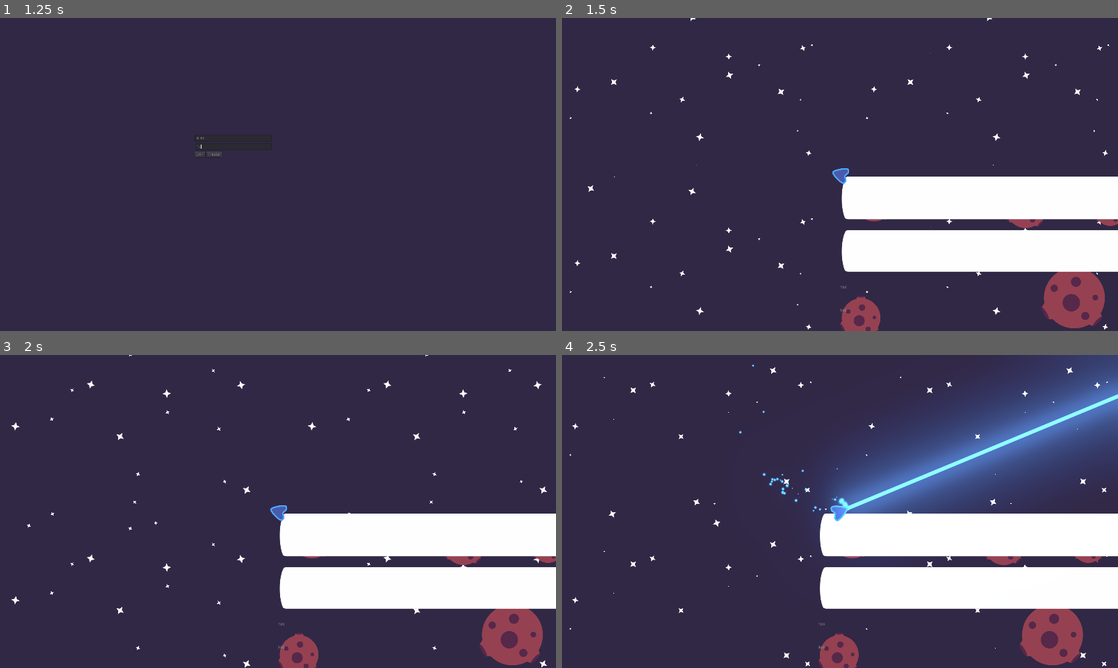
Above: before the commit, frames 1-4 (two rows, left to right).
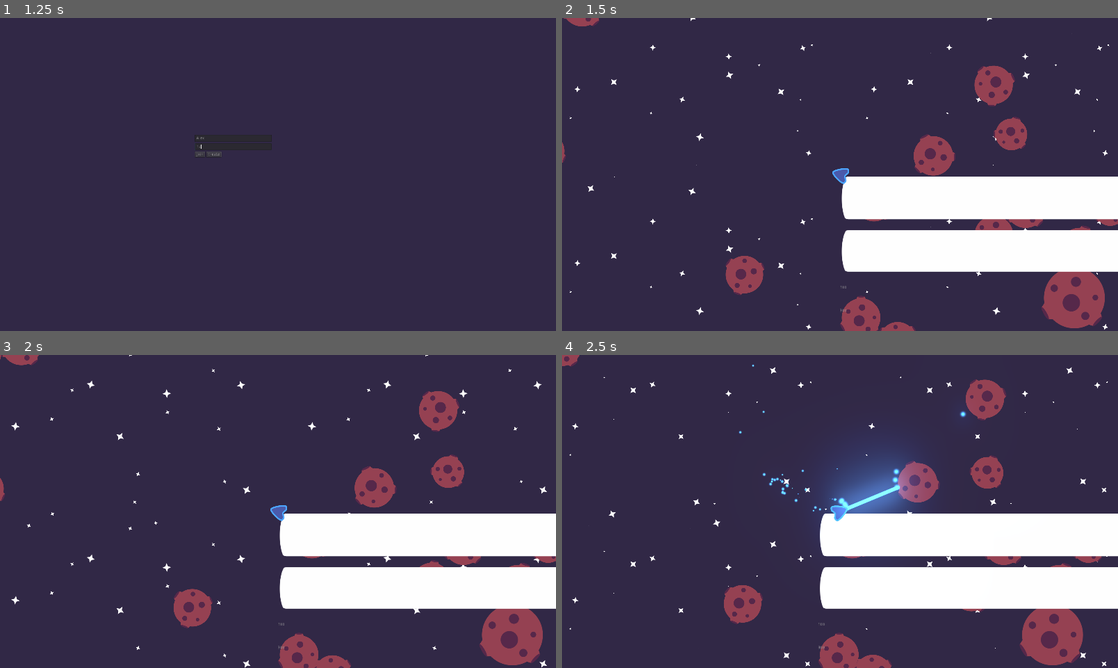
Above: after the commit, the same moments.

Repository: PIWEEK/spacehunters
Game: Godot game, scene res://Menu.tscn
Two runs of this game, one before a commit and one after it. Both use one fixed random seed, a clock stepped at 60 frames per second and the inputs below.
Inputs (mouse positions are in pixels of both pictures, inside the frame that each line leads up to):
- Up to frame 1 (1.25 s): click (233, 136) at 0.52 s; type "Alex" at 0.6 s; click (233, 146) at 0.75 s; type "12" at 0.83 s
- Up to frame 2 (1.5 s): click "Create" at 1.25 s
- Up to frame 3 (2 s): no input
- Up to frame 4 (2.5 s): move the mouse to (962, 495) at 2.02 s; hold Right (ui_right) from 2.03 s (still down); hold Right mouse button (fire_secondary_weapon) from 2.03 s (still down)

Frame 1 is identical in both runs. In frame 2, 3.1% of the frame differs, in the area x 0-96%, y 0-100%; in frame 3, 3.1%; in frame 4, 15%, in the area x 0-100%, y 0-100%.

Commit message:
Adds asteroids to the main scene

Diff:
--- a/Main.tscn
+++ b/Main.tscn
@@ -1,12 +1,12 @@
-[gd_scene load_steps=9 format=2]
+[gd_scene load_steps=11 format=2]
 
 [ext_resource path="res://Assets/asteroid.svg" type="Texture" id=1]
 [ext_resource path="res://Limit.tscn" type="PackedScene" id=2]
 [ext_resource path="res://StarField/StarFieldBackground.tscn" type="PackedScene" id=3]
+[ext_resource path="res://Objects/RandomAsteroids.tscn" type="PackedScene" id=4]
 [ext_resource path="res://Assets/2d_environment.tres" type="Environment" id=5]
 [ext_resource path="res://Main.gd" type="Script" id=6]
 [ext_resource path="res://UI/ShieldHulkBar/ShieldHullBar.tscn" type="PackedScene" id=7]
-
 
 [sub_resource type="CircleShape2D" id=1]
 radius = 52.7564
@@ -19,6 +19,8 @@
 
 [node name="Main" type="Node2D"]
 script = ExtResource( 6 )
+
+[node name="Node2D" parent="." instance=ExtResource( 4 )]
 
 [node name="StarFieldBackground" parent="." instance=ExtResource( 3 )]
 
@@ -76,4 +78,5 @@
 
 [node name="Limit" parent="." instance=ExtResource( 2 )]
 scale = Vector2( 3, 3 )
+
 [node name="ShieldHulkBar" parent="." instance=ExtResource( 7 )]
